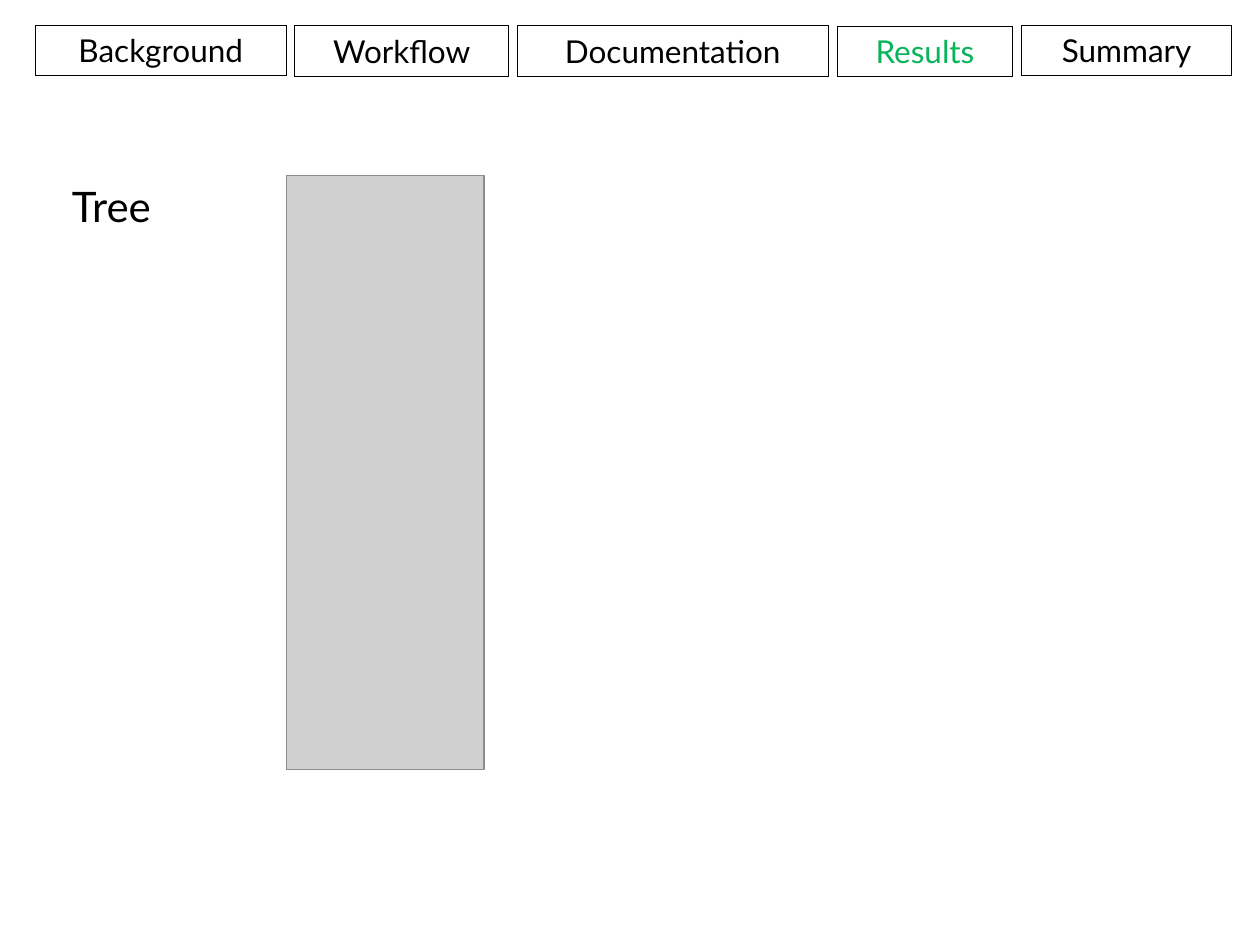
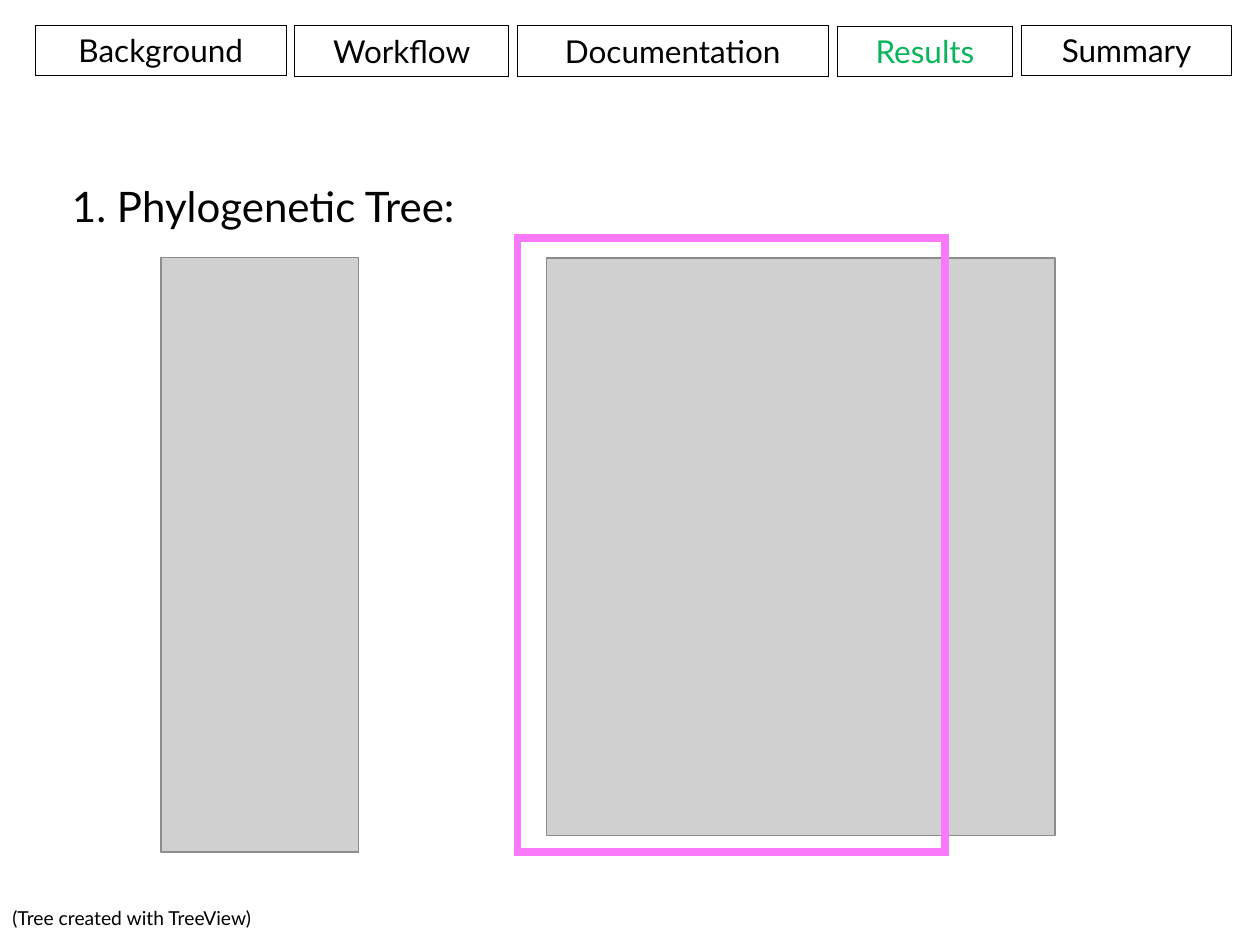
Before and after one commit to aweeger/BCB546X_FinalGroup, a slide deck: slide 21 of Presentation.pptx (slide 22 before the commit). Drawn at 1260x945 pixels with LibreOffice and Linux fonts; fonts in the diff are those of the drawing; grey boxes stand for pictures. Boxes give left, top, right and bottom in pixels: in the first picture for what was removed or moved away, otherwise in the second. Text is boxed around its words. In the diff, an @@ line names an element or a change of style, - is before the commit and + after.

```diff
--- a/Presentation.pptx
+++ b/Presentation.pptx
@@ text at [72, 191, 455, 230]: text changed @@
-Tree
+1. Phylogenetic Tree:
@@ rectangle added at [518, 238, 945, 852], outline #FA78FA 4.5 pt @@
@@ picture: place and size @@
-picture at [286, 175, 484, 770]
+picture at [161, 258, 359, 853]
@@ picture added at [547, 258, 1056, 835] @@
@@ text added at [12, 910, 251, 928], 11 pt, text #000000 @@
+(Tree created with TreeView)
```
Also in this commit, not shown: 21 other slides changed, 1 slide added, 4 slides removed, 2 other files.
